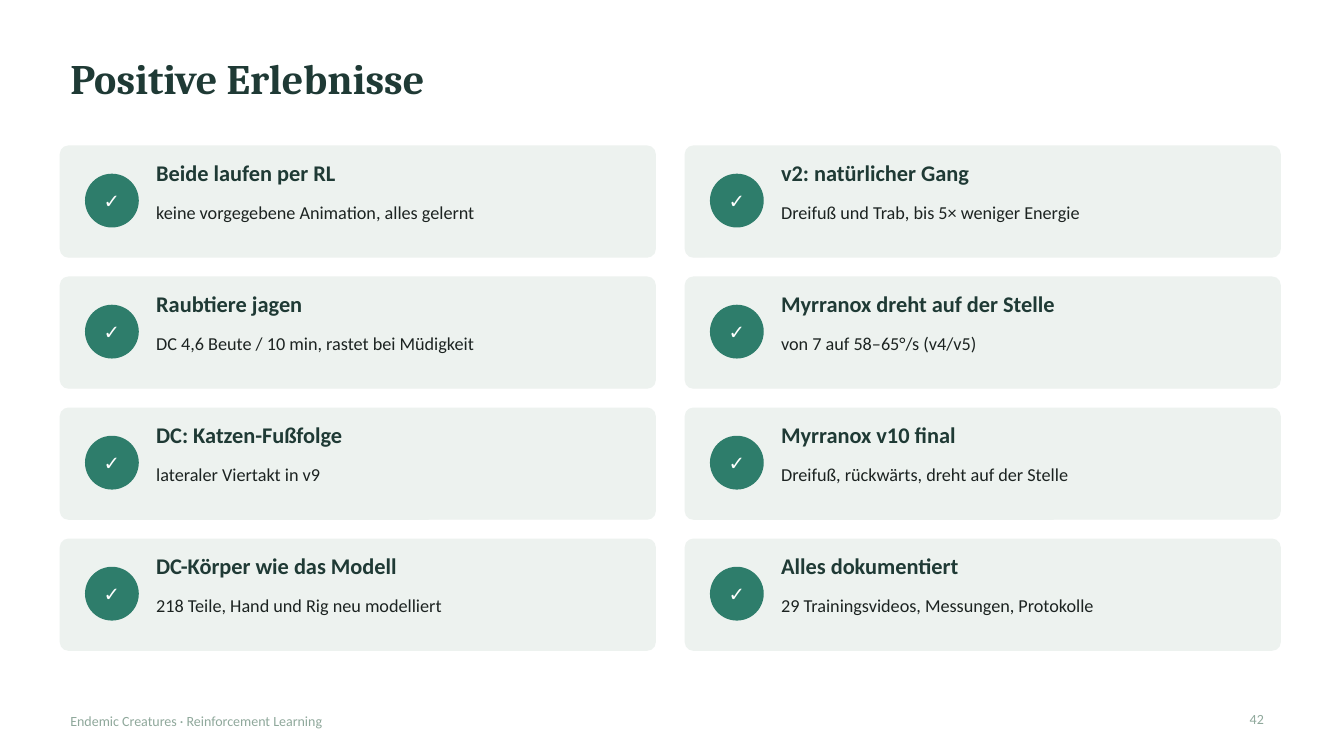
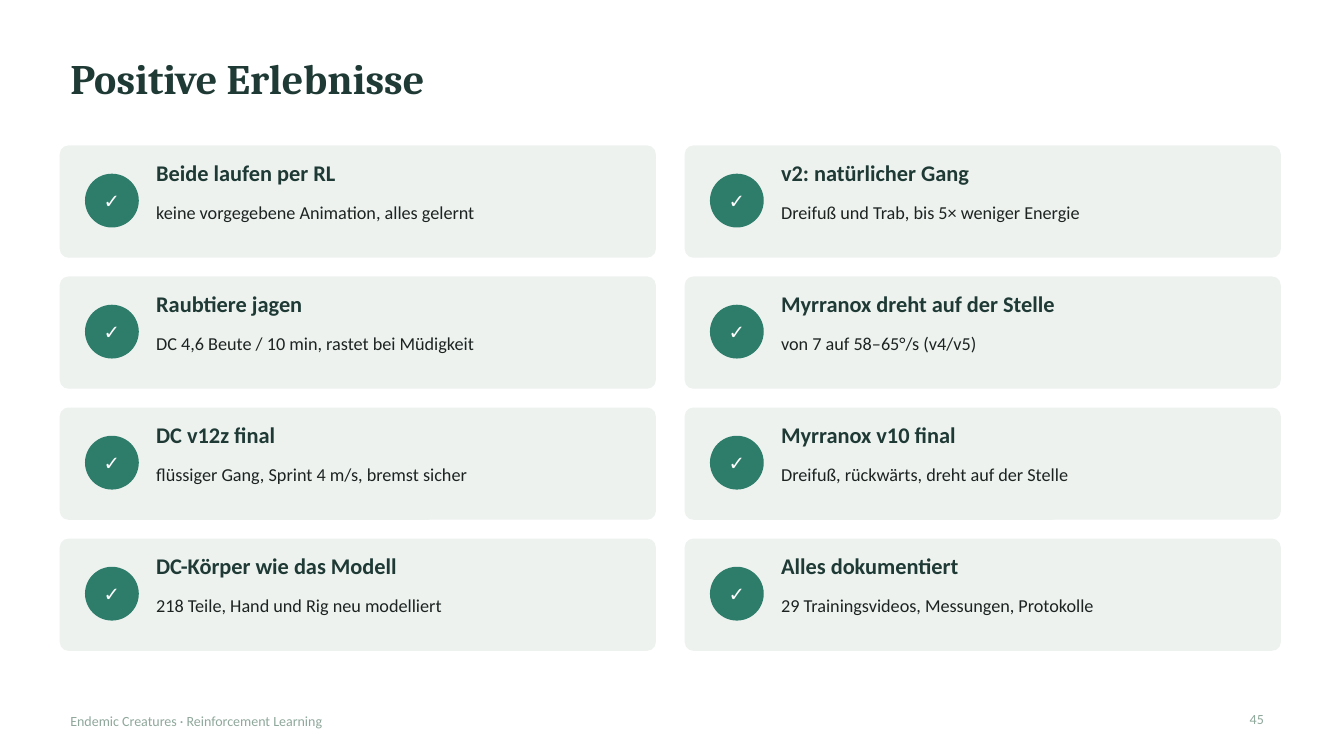
Before and after one commit to xTh0masx/Reinforcement_Learning_Creature, a slide deck: slide 45 of docs/presentation/Endemic_Creatures_RL.pptx (slide 42 before the commit). Drawn at 1344x756 pixels with LibreOffice and Linux fonts; fonts in the diff are those of the drawing. Boxes give left, top, right and bottom in pixels: in the first picture for what was removed or moved away, otherwise in the second. Text is boxed around its words. In the diff, an @@ line names an element or a change of style, - is before the commit and + after.

```diff
--- a/docs/presentation/Endemic_Creatures_RL.pptx
+++ b/docs/presentation/Endemic_Creatures_RL.pptx
@@ text at bbox=[156, 427, 275, 443]: text changed @@
-DC: Katzen-Fußfolge
+DC v12z final
@@ text at bbox=[156, 468, 467, 484]: text changed @@
-lateraler Viertakt in v9
+flüssiger Gang, Sprint 4 m/s, bremst sicher
@@ page number at bbox=[1250, 715, 1264, 724]: text changed @@
-42
+45
```
Also in this commit, not shown: 10 other slides changed, 3 slides added, 11 other files.
